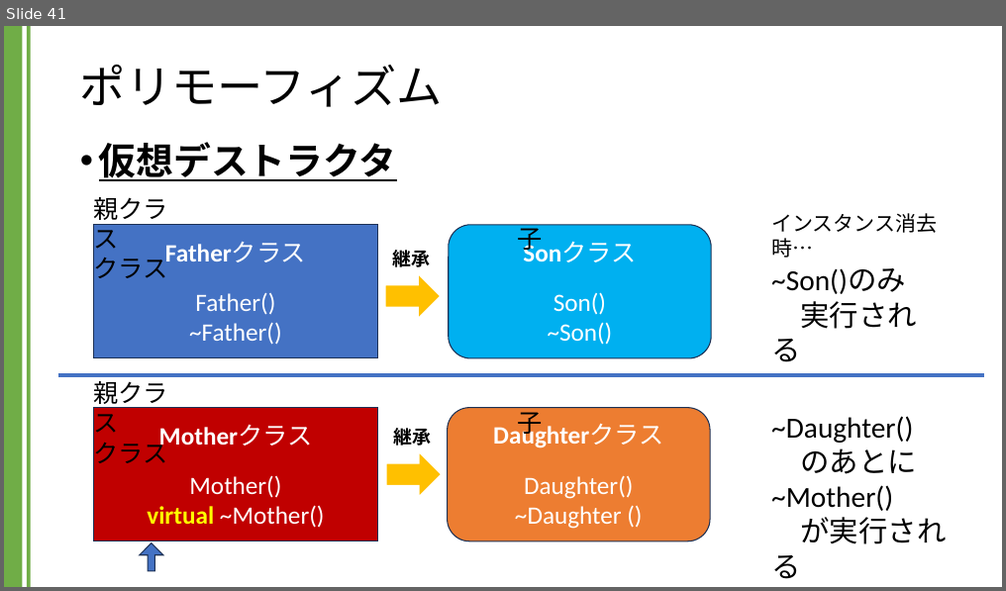
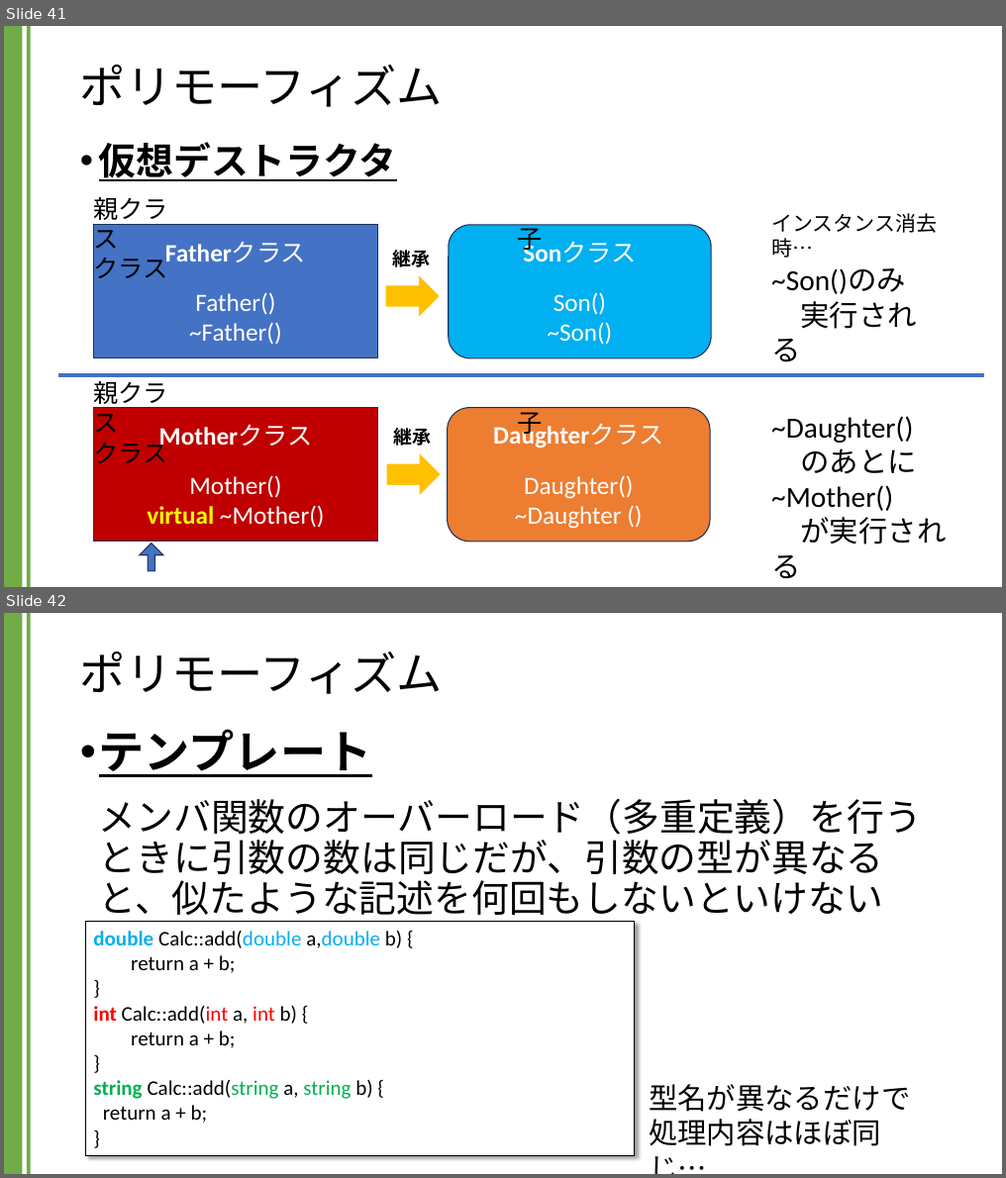
Before and after one commit to kic-murata/cpp2024, a slide deck: 授業資料/講義資料：継承とポリモーフィズム.pptx. Shown one above the other, each under a label of ours: slide 41 before the commit, slides 41 and 42 after it. The pictures are 1006x591 and 1006x1178 pixels, drawn with LibreOffice and Linux fonts; fonts in the diff are those of the drawing. Boxes give left, top, right and bottom in pixels: in the first picture for what was removed or moved away, otherwise in the second. Text is boxed around its words. In the diff, an @@ line names an element or a change of style, - is before the commit and + after.

```diff
--- a/授業資料/講義資料：継承とポリモーフィズム.pptx
+++ b/授業資料/講義資料：継承とポリモーフィズム.pptx
@@ slide 42 added at <box>4,613,1002,1174</box>, background #FFFFFF; not listed: 2 template elements that a slide beside it also shows @@
@@ title added at <box>80,652,443,694</box>, 44 pt, text #000000 @@
+ポリモーフィズム
@@ text added at <box>99,729,922,922</box>, 36 pt, text #000000 @@
+• テンプレート
+  メンバ関数のオーバーロード（多重定義）を行う
+  ときに引数の数は同じだが、引数の型が異なる
+  と、似たような記述を何回もしないといけない
@@ rectangle added at <box>86,922,635,1156</box>, fill #FFFFFF, outline #000000 0.75 pt, 20 pt, text #000000 @@
+double Calc::add(double a,double b) {
+return a + b;
+}
+int Calc::add(int a, int b) {
+return a + b;
+}
+string Calc::add(string a, string b) {
+return a + b;
+}
@@ text added at <box>648,1084,910,1147</box>, 28 pt, text #000000 @@
+型名が異なるだけで
+処理内容はほぼ同じ…
```
Also in this commit, not shown: 1 slide changed, 9 other slides added.
